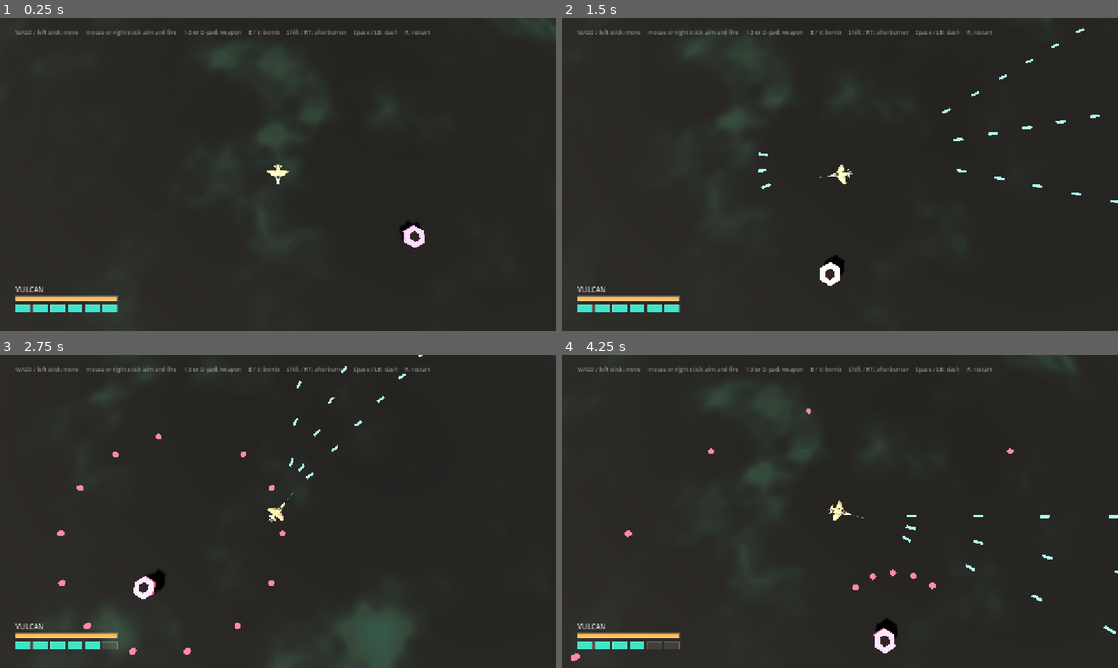
Above: before the commit, frames 1-4 (two rows, left to right).
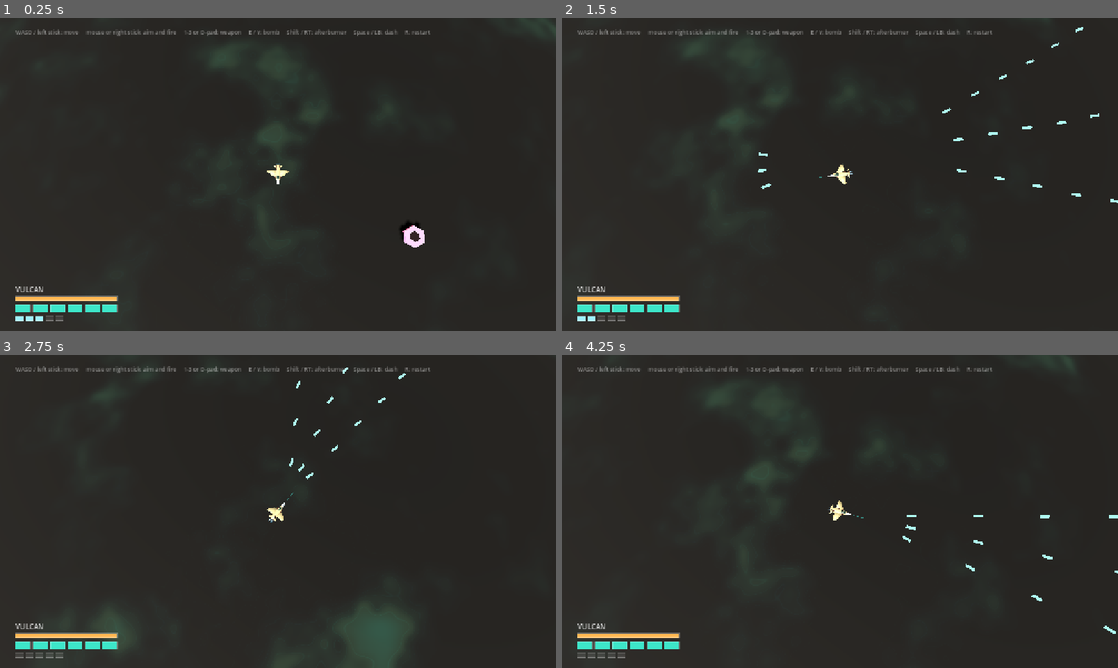
Above: after the commit, the same moments.

Repository: jlortegacares/gerwalk
Game: Godot game, scene res://levels/arena/arena.tscn
The game is run twice, just before and just after one commit, with the same random seed, the same clock (stepped at 60 frames per second) and the same inputs.
Inputs (mouse positions are in pixels of both pictures, inside the frame that each line leads up to):
- Up to frame 1 (0.25 s): no input
- Up to frame 2 (1.5 s): move the mouse to (962, 158) at 0.52 s; press the mouse at (962, 158) at 0.53 s; hold D (move_right) 0.53-1.28 s; tap E (bomb) at 0.6 s; move the mouse to (728, 190) at 1.27 s; release the mouse at (728, 190) at 1.28 s; hold S (move_down) from 1.28 s (still down); click (728, 190) at 1.35 s
- Up to frame 3 (2.75 s): tap E (bomb) at 1.55, 2.1 s; move the mouse to (333, 442) at 2.02 s; release S (move_down) at 2.03 s; press the mouse at (333, 442) at 2.03 s; hold D (move_right) from 2.03 s (still down)
- Up to frame 4 (4.25 s): move the mouse to (812, 574) at 2.77 s; release D (move_right) at 2.78 s; release the mouse at (812, 574) at 2.78 s; hold W (move_up) 2.78-3.53 s; tap Shift (boost) at 2.85 s; click (812, 574) at 2.92 s; tap E (bomb) at 3.05 s; move the mouse to (1006, 558) at 3.52 s; press the mouse at (1006, 558) at 3.53 s; hold A (move_left) from 3.53 s (still down); tap Space (dash) at 3.6 s

The runs differ from the first frame. In frame 1, less than 0.1% of the frame differs, in the area x 2-12%, y 95-97%; in frame 2, 0.4%; in frame 3, 0.7%, in the area x 2-76%, y 0-97%; in frame 4, 0.7%.

Commit message:
feat: add homing missiles and a screen-clear bomb
The arsenal had three primaries and nothing behind them. Missiles fill the
passive slot: one launch every 1.6 s from alternating wings, angled 14 degrees
outward so the guidance curve is visible from the first frame, and only while a
turret is inside 48 units so the rack never fires into empty space. They reuse
Projectile's guidance, which is why they needed no new bullet class.

The bomb is the emergency button. One charge detonates a 40-unit ring that
cancels enemy fire and pays 8 damage to every turret in range in the same frame,
so the ring is pure presentation and can never disagree with the outcome. Charges
start at 3, cap at 5 and come back every 12 kills: a resource tied to staying in
the fight rather than a cooldown, and a full rack stops banking progress it
cannot spend.

The shockwave keeps its world-space band by recomputing the torus inner radius
against the current scale; scaling a torus scales its tube too, which turned the
wave into a fat painted hoop by the time it reached the edge.

The smoke test covers the passive launch, the lock, the charge, the cancel, the
blast damage, the refund and the cap. It also stops asserting lateral drift in
the long travel run: turrets stream in along the heading and sliding around one
is correct physics, so the test now asserts the plane it actually cares about.

Diff:
--- /dev/null
+++ b/combat/bomb_wave.gd
@@ -0,0 +1,50 @@
+class_name BombWave
+extends Node3D
+## Expanding ring for the screen-clear bomb. Presentation only: the damage and the
+## bullet cancel already happened when this spawned, so the ring is the receipt,
+## not the weapon. A three-second particle effect would claim otherwise.
+
+const RING_COLOR: Color = Color(0.62, 0.95, 1.0, 0.6)
+## World-space thickness of the band. Scaling a torus scales its tube too, which
+## turns a shockwave into a fat painted hoop by the time it reaches the edge.
+const RING_BAND: float = 0.5
+
+var _time: float = Arsenal.BOMB_WAVE_TIME
+var _torus: TorusMesh
+var _ring: MeshInstance3D
+var _material: StandardMaterial3D
+
+
+func _ready() -> void:
+	_torus = TorusMesh.new()
+	_torus.rings = 64
+	_torus.ring_segments = 8
+
+	_material = StandardMaterial3D.new()
+	_material.shading_mode = BaseMaterial3D.SHADING_MODE_UNSHADED
+	_material.transparency = BaseMaterial3D.TRANSPARENCY_ALPHA
+	_material.blend_mode = BaseMaterial3D.BLEND_MODE_ADD
+	_material.albedo_color = RING_COLOR
+
+	_ring = MeshInstance3D.new()
+	_ring.mesh = _torus
+	_ring.material_override = _material
+	_ring.cast_shadow = GeometryInstance3D.SHADOW_CASTING_SETTING_OFF
+	add_child(_ring)
+
+
+## The ring expands on sqrt so it leaves fast and settles — the eye reads that as
+## a shockwave, while a linear ramp reads as a growing UI circle. The inner radius
+## is recomputed against the current scale so the band keeps its world thickness.
+func _process(delta: float) -> void:
+	_time -= delta
+	var progress: float = clampf(1.0 - _time / Arsenal.BOMB_WAVE_TIME, 0.0, 1.0)
+	var radius: float = lerpf(0.6, Arsenal.BOMB_RADIUS, sqrt(progress))
+
+	_ring.scale = Vector3(radius, 1.0, radius)
+	_torus.outer_radius = 1.0
+	_torus.inner_radius = maxf(1.0 - RING_BAND / maxf(radius, 0.01), 0.02)
+	_material.albedo_color.a = RING_COLOR.a * (1.0 - progress)
+
+	if _time <= 0.0:
+		queue_free()
--- a/common/global_event_bus.gd
+++ b/common/global_event_bus.gd
@@ -5,6 +5,7 @@
 signal player_health_changed(current: int, maximum: int)
 signal player_turbo_changed(current: float, maximum: float)
 signal player_weapon_changed(weapon_name: String)
+signal player_bombs_changed(current: int, maximum: int)
 signal player_died
 signal enemy_killed
 signal camera_shake_requested(strength: float)
--- a/entities/player/player.gd
+++ b/entities/player/player.gd
@@ -106,7 +106,6 @@
 
 	GlobalEventBus.player_health_changed.emit.call_deferred(_hp, MAX_HP)
 	GlobalEventBus.player_turbo_changed.emit.call_deferred(_turbo, TURBO_MAX)
-	GlobalEventBus.player_weapon_changed.emit.call_deferred(Arsenal.NAMES[Arsenal.Kind.VULCAN])
 
 
 func _physics_process(delta: float) -> void:
@@ -290,6 +289,9 @@
 	elif Input.is_action_just_pressed(&"weapon_prev"):
 		_weapons.cycle(-1)
 
+	if Input.is_action_just_pressed(&"bomb"):
+		_weapons.fire_bomb(global_position)
+
 	var stick_aim: Vector2 = Input.get_vector(
 		&"aim_left", &"aim_right", &"aim_up", &"aim_down"
 	)
@@ -297,6 +299,7 @@
 
 	_weapons.tick(
 		delta,
+		global_position,
 		global_position + _aim_direction * MUZZLE_DISTANCE,
 		_aim_direction,
 		wants_fire
--- a/entities/player/weapon_system.gd
+++ b/entities/player/weapon_system.gd
@@ -13,6 +13,12 @@
 var _laser_tick: float = 0.0
 var _beam: Node3D
 
+var _missile_cooldown: float = 0.0
+var _missiles_fired: int = 0
+
+var _bombs: int = Arsenal.BOMB_START_CHARGES
+var _kills: int = 0
+
 
 func setup(bullet_scene: PackedScene) -> void:
 	_bullet_scene = bullet_scene
@@ -20,10 +26,19 @@
 
 func _ready() -> void:
 	_build_beam()
+	GlobalEventBus.enemy_killed.connect(_on_enemy_killed)
+	# Deferred so a HUD that connects in its own `_ready` still sees the start
+	# state: the player must never sit with an empty weapon label.
+	GlobalEventBus.player_weapon_changed.emit.call_deferred(Arsenal.NAMES[_kind])
+	GlobalEventBus.player_bombs_changed.emit.call_deferred(_bombs, Arsenal.BOMB_MAX_CHARGES)
 
 
 func kind() -> Arsenal.Kind:
 	return _kind
+
+
+func bomb_charges() -> int:
+	return _bombs
 
 
 ## Switching is instant and always legal: the weapons are a player choice, not a
@@ -44,13 +59,17 @@
 	select(kinds[index])
 
 
-func tick(delta: float, muzzle: Vector3, direction: Vector3, wants_fire: bool) -> void:
+func tick(
+	delta: float, origin: Vector3, muzzle: Vector3, direction: Vector3, wants_fire: bool
+) -> void:
 	_cooldown = maxf(_cooldown - delta, 0.0)
+	_missile_cooldown = maxf(_missile_cooldown - delta, 0.0)
 	# The beam is a fire-time visual: every frame it is not being drawn stays off,
 	# which covers switching weapons mid-burst without a special case.
 	_beam.visible = false
 	if not wants_fire:
 		_laser_tick = 0.0
+		_tick_missiles(origin, direction)
 		return
 
 	match _kind:
@@ -60,6 +79,8 @@
 			_fire_laser(delta, muzzle, direction)
 		Arsenal.Kind.PLASMA:
 			_fire_plasma(muzzle, direction)
+
+	_tick_missiles(origin, direction)
 
 
 func _fire_vulcan(muzzle: Vector3, direction: Vector3) -> void:
@@ -174,6 +195,110 @@
 	bullet.setup(direction, speed, Projectile.Team.PLAYER, damage, size, target, turn_rate, color)
 
 
+## Missiles are passive: they need no input, only a target in range. They launch
+## from alternating wings at an outward angle so the guidance curve is visible
+## from the first frame instead of looking like a straight shot.
+func _tick_missiles(origin: Vector3, direction: Vector3) -> void:
+	if _missile_cooldown > 0.0:
+		return
+
+	var target: Node3D = _nearest_enemy(origin, direction, Arsenal.MISSILE_RANGE, 180.0)
+	if target == null:
+		return
+
+	_missile_cooldown = Arsenal.MISSILE_INTERVAL
+	var side: float = 1.0 if _missiles_fired % 2 == 0 else -1.0
+	_missiles_fired += 1
+
+	var right: Vector3 = Vector3(-direction.z, 0.0, direction.x)
+	var launch: Vector3 = (
+		origin
+		+ direction * Arsenal.MISSILE_LAUNCH_AHEAD
+		+ right * Arsenal.MISSILE_LAUNCH_SIDE * side
+	)
+	var heading: Vector3 = direction.rotated(
+		Vector3.UP, deg_to_rad(Arsenal.MISSILE_LAUNCH_ANGLE_DEGREES) * side
+	)
+	_spawn(
+		launch,
+		heading,
+		Arsenal.MISSILE_SPEED,
+		Arsenal.MISSILE_DAMAGE,
+		Arsenal.MISSILE_SIZE,
+		Arsenal.MISSILE_COLOR,
+		target,
+		Arsenal.MISSILE_TURN_RATE
+	)
+
+
+## The bomb is the only weapon with a resource. It damages and cancels in the same
+## frame, so what the player sees (the ring) and what happened (the clear) are one
+## event and the ring can be pure presentation.
+func fire_bomb(origin: Vector3) -> bool:
+	if _bombs <= 0:
+		return false
+
+	_bombs -= 1
+	GlobalEventBus.player_bombs_changed.emit(_bombs, Arsenal.BOMB_MAX_CHARGES)
+
+	_clear_enemy_fire(origin)
+	for node in get_tree().get_nodes_in_group(&"enemy"):
+		var enemy: Enemy = node as Enemy
+		if enemy == null:
+			continue
+		if _flat_distance(enemy.global_position, origin) <= Arsenal.BOMB_RADIUS:
+			enemy.take_damage(Arsenal.BOMB_DAMAGE)
+
+	_spawn_wave(origin)
+	GlobalEventBus.camera_shake_requested.emit(1.4)
+	return true
+
+
+## Radius-bound on purpose: "screen clear" is the intent, but a bullet far off the
+## camera is not a threat the player is asking to erase.
+func _clear_enemy_fire(origin: Vector3) -> void:
+	var scene: Node = get_tree().current_scene
+	if scene == null:
+		return
+	for child in scene.get_children():
+		var bullet: Projectile = child as Projectile
+		if bullet == null:
+			continue
+		if int(bullet.get("_team")) != Projectile.Team.ENEMY:
+			continue
+		if _flat_distance(bullet.global_position, origin) <= Arsenal.BOMB_RADIUS:
+			bullet.queue_free()
+
+
+func _spawn_wave(origin: Vector3) -> void:
+	var scene: Node = get_tree().current_scene
+	if scene == null:
+		return
+	var wave: BombWave = BombWave.new()
+	scene.add_child(wave)
+	wave.global_position = origin
+
+
+## Charges come back on kills rather than on a timer: the resource rewards staying
+## in the fight, and a full rack stops banking progress it cannot spend.
+func _on_enemy_killed() -> void:
+	if _bombs >= Arsenal.BOMB_MAX_CHARGES:
+		_kills = 0
+		return
+
+	_kills += 1
+	if _kills < Arsenal.BOMB_KILLS_PER_CHARGE:
+		return
+
+	_kills = 0
+	_bombs += 1
+	GlobalEventBus.player_bombs_changed.emit(_bombs, Arsenal.BOMB_MAX_CHARGES)
+
+
+func _flat_distance(first: Vector3, second: Vector3) -> float:
+	return Vector2(first.x - second.x, first.z - second.z).length()
+
+
 func _build_beam() -> void:
 	_beam = Node3D.new()
 	_beam.visible = false
--- a/tests/smoke_test.gd
+++ b/tests/smoke_test.gd
@@ -244,6 +244,9 @@
 	await _test_vulcan(weapons)
 	await _test_laser(weapons)
 	await _test_plasma(weapons)
+	await _test_missiles(weapons)
+	await _test_bomb(weapons)
+	await _test_bomb_refill(weapons)
 	await _test_firing_costs_no_speed(weapons)
 
 	Input.action_release(&"aim_left")
@@ -378,6 +381,103 @@
 	await get_tree().physics_frame
 
 
+## Missiles are the only weapon the player never asks for, so the assertion is
+## that one leaves while the trigger is up, and that it leaves guided.
+func _test_missiles(weapons: WeaponSystem) -> void:
+	weapons.select(Arsenal.Kind.VULCAN)
+	var aim: Vector3 = _aim()
+	# The twin-stick fires on the aim stick, so holding it would hide a passive
+	# weapon behind a manual one. Centre it first: anything that leaves now has
+	# to be the missile's own clock.
+	Input.action_release(&"aim_left")
+	await get_tree().physics_frame
+
+	var enemy: Enemy = _spawn_enemy(_player.global_position + aim * 20.0)
+	_check(enemy != null, "spawned a target for the missiles")
+	if enemy == null:
+		return
+
+	_clear_projectiles()
+	await get_tree().physics_frame
+
+	var launched: Projectile = null
+	for _i in 120:
+		await get_tree().physics_frame
+		var flight: Array[Projectile] = _player_projectiles()
+		if not flight.is_empty():
+			launched = flight[0]
+			break
+
+	_check(launched != null, "a missile launches without any fire input")
+	if launched != null:
+		_check(launched.get("_target") == enemy, "the missile locks the turret in range")
+		_check(float(launched.get("_turn_rate")) > 0.0, "the missile is guided")
+
+	_clear_projectiles()
+	_clear_enemies()
+	await get_tree().physics_frame
+
+
+## The bomb is the emergency button, so it has to pay out in one frame: damage, the
+## cancel, and the charge spent. A bomb that only cancels is a dodge, not a bomb.
+func _test_bomb(weapons: WeaponSystem) -> void:
+	var start: int = weapons.bomb_charges()
+	_check(
+		start == Arsenal.BOMB_START_CHARGES,
+		"the bomb starts with %d charges (found %d)" % [Arsenal.BOMB_START_CHARGES, start]
+	)
+
+	var enemy: Enemy = _spawn_enemy(_player.global_position + _aim() * 10.0)
+	var before: int = enemy.current_hp() if enemy != null else 0
+
+	_clear_projectiles()
+	await get_tree().physics_frame
+	var first: Projectile = _spawn_enemy_bullet(_player.global_position + Vector3(2.0, 0.0, 2.0))
+	var second: Projectile = _spawn_enemy_bullet(_player.global_position - Vector3(2.0, 0.0, 3.0))
+	await get_tree().physics_frame
+
+	Input.action_press(&"bomb")
+	await get_tree().physics_frame
+	Input.action_release(&"bomb")
+	await get_tree().physics_frame
+
+	_check(weapons.bomb_charges() == start - 1, "the bomb spends one charge")
+	_check(
+		not is_instance_valid(first) and not is_instance_valid(second),
+		"the bomb cancels enemy fire around the ship"
+	)
+	_check(
+		not is_instance_valid(enemy) or enemy.current_hp() < before,
+		"the bomb damages enemies inside the blast"
+	)
+
+	_clear_enemies()
+	await get_tree().physics_frame
+
+
+## A resource that never comes back is a save-for-later item, not an emergency
+## button: kills have to pay for it, and the rack has to stop at its cap.
+func _test_bomb_refill(weapons: WeaponSystem) -> void:
+	var before: int = weapons.bomb_charges()
+	for _i in Arsenal.BOMB_KILLS_PER_CHARGE:
+		GlobalEventBus.enemy_killed.emit()
+	await get_tree().physics_frame
+	_check(
+		weapons.bomb_charges() == before + 1,
+		"%d kills refund one charge (%d -> %d)"
+		% [Arsenal.BOMB_KILLS_PER_CHARGE, before, weapons.bomb_charges()]
+	)
+
+	for _i in Arsenal.BOMB_KILLS_PER_CHARGE * Arsenal.BOMB_MAX_CHARGES:
+		GlobalEventBus.enemy_killed.emit()
+	await get_tree().physics_frame
+	_check(
+		weapons.bomb_charges() == Arsenal.BOMB_MAX_CHARGES,
+		"the rack caps at %d charges (found %d)"
+		% [Arsenal.BOMB_MAX_CHARGES, weapons.bomb_charges()]
+	)
+
+
 func _test_firing_costs_no_speed(weapons: WeaponSystem) -> void:
 	weapons.select(Arsenal.Kind.VULCAN)
 	Input.action_press(&"move_right")
@@ -406,6 +506,15 @@
 	return enemy
 
 
+func _spawn_enemy_bullet(position: Vector3) -> Projectile:
+	var scene: PackedScene = load("res://combat/projectile.tscn")
+	var bullet: Projectile = scene.instantiate() as Projectile
+	add_child(bullet)
+	bullet.global_position = position
+	bullet.setup(Vector3(1.0, 0.0, 0.0), 20.0, Projectile.Team.ENEMY, 1)
+	return bullet
+
+
 func _player_projectiles() -> Array[Projectile]:
 	var found: Array[Projectile] = []
 	for child in get_children():
@@ -440,9 +549,12 @@
 		_player.global_position.x > 60.0,
 		"the player keeps travelling with no boundary (x %.1f)" % _player.global_position.x
 	)
-	_check(
-		absf(_player.global_position.z) < 0.1,
-		"travelling keeps the player on the play plane"
+	# Lateral drift is not asserted here: turrets stream in along the heading, and
+	# sliding around one is correct physics, not a broken play plane. Height is the
+	# invariant — the ship never leaves y = 0 no matter what it meets.
+	_check(
+		absf(_player.global_position.y) < 0.1,
+		"travelling keeps the player on the play plane (y %.3f)" % _player.global_position.y
 	)
 	# One frame of slack: the assertion may resume before this frame's physics
 	# step, so at full speed the planet can legitimately be one step behind.
--- a/tools/capture_frame.gd
+++ b/tools/capture_frame.gd
@@ -11,6 +11,8 @@
 ## burning, which is how the thruster plume and the turbo bar are reviewed.
 ## `--weapon N` selects weapon 1 (vulcan), 2 (laser) or 3 (plasma) before the
 ## capture, which is how each archetype's fire is reviewed.
+## `--bomb 1` drops one bomb just before the capture, which is how the shockwave is
+## reviewed.
 ## `--out PATH` overrides the output file.
 
 const ARENA_SCENE: String = "res://levels/arena/arena.tscn"
@@ -22,6 +24,7 @@
 	var travel_frames: int = int(_argument("travel", "0"))
 	var boost_frames: int = int(_argument("boost", "0"))
 	var weapon: String = _argument("weapon", "1")
+	var drop_bomb: bool = _argument("bomb", "0") == "1"
 	var output_path: String = _argument("out", DEFAULT_OUTPUT)
 
 	var arena: Node = load(ARENA_SCENE).instantiate()
@@ -53,6 +56,15 @@
 		for _i in 4:
 			await get_tree().physics_frame
 
+	# The wave only lives for a fraction of a second, so it is dropped right before
+	# the capture instead of at the start of the warmup.
+	if drop_bomb:
+		Input.action_press(&"bomb")
+		await get_tree().physics_frame
+		Input.action_release(&"bomb")
+		for _i in 6:
+			await get_tree().physics_frame
+
 	await RenderingServer.frame_post_draw
 	var image: Image = get_viewport().get_texture().get_image()
 	var error: Error = image.save_png(output_path)
--- /dev/null
+++ b/ui/hud/bomb_pips.gd
@@ -0,0 +1,30 @@
+extends Control
+## Bomb charges. Segmented on purpose: unlike the turbo reserve these are discrete
+## uses, so the player has to count them at a glance instead of reading a level.
+## Draw-only and event-fed, like the HP and turbo bars.
+
+const PIP_SIZE: Vector2 = Vector2(18.0, 10.0)
+const PIP_GAP: float = 5.0
+const FILLED_COLOR: Color = Color(0.62, 0.95, 1.0, 1.0)
+const SPENT_COLOR: Color = Color(1.0, 1.0, 1.0, 0.10)
+const BORDER_COLOR: Color = Color(1.0, 1.0, 1.0, 0.28)
+
+var _current: int = 0
+var _maximum: int = 1
+
+
+func set_bombs(current: int, maximum: int) -> void:
+	_current = current
+	_maximum = maxi(maximum, 1)
+	queue_redraw()
+
+
+## Always draws the full rack, spent pips included: the size of the rack is
+## information too, and a bar that shrinks hides how much a refill is worth.
+func _draw() -> void:
+	for index in _maximum:
+		var rect: Rect2 = Rect2(
+			Vector2(index * (PIP_SIZE.x + PIP_GAP), 0.0), PIP_SIZE
+		)
+		draw_rect(rect, FILLED_COLOR if index < _current else SPENT_COLOR)
+		draw_rect(rect, BORDER_COLOR, false, 1.0)
--- a/ui/hud/hud.gd
+++ b/ui/hud/hud.gd
@@ -4,6 +4,7 @@
 @onready var _health_bar: Control = %HealthBar
 @onready var _turbo_bar: Control = %TurboBar
 @onready var _weapon_label: Label = %WeaponLabel
+@onready var _bomb_pips: Control = %BombPips
 @onready var _game_over: Control = %GameOver
 
 var _game_over_visible: bool = false
@@ -14,6 +15,7 @@
 	GlobalEventBus.player_health_changed.connect(_on_player_health_changed)
 	GlobalEventBus.player_turbo_changed.connect(_on_player_turbo_changed)
 	GlobalEventBus.player_weapon_changed.connect(_on_player_weapon_changed)
+	GlobalEventBus.player_bombs_changed.connect(_on_player_bombs_changed)
 	GlobalEventBus.player_died.connect(_on_player_died)
 
 
@@ -35,6 +37,10 @@
 	_weapon_label.text = weapon_name
 
 
+func _on_player_bombs_changed(current: int, maximum: int) -> void:
+	_bomb_pips.set_bombs(current, maximum)
+
+
 func _on_player_died() -> void:
 	_game_over_visible = true
 	_game_over.visible = true
--- a/ui/hud/hud.tscn
+++ b/ui/hud/hud.tscn
@@ -1,8 +1,9 @@
-[gd_scene load_steps=4 format=3]
+[gd_scene load_steps=5 format=3]
 
 [ext_resource type="Script" path="res://ui/hud/hud.gd" id="1_hud"]
 [ext_resource type="Script" path="res://ui/hud/health_bar.gd" id="2_health"]
 [ext_resource type="Script" path="res://ui/hud/turbo_bar.gd" id="3_turbo"]
+[ext_resource type="Script" path="res://ui/hud/bomb_pips.gd" id="4_bombs"]
 
 [node name="HUD" type="CanvasLayer"]
 script = ExtResource("1_hud")
@@ -56,6 +57,19 @@
 theme_override_colors/font_color = Color(1, 1, 1, 0.85)
 theme_override_font_sizes/font_size = 16
 text = "VULCAN"
+
+[node name="BombPips" type="Control" parent="HudRoot"]
+unique_name_in_owner = true
+layout_mode = 1
+anchor_top = 1.0
+anchor_bottom = 1.0
+offset_left = 36.0
+offset_top = -34.0
+offset_right = 360.0
+offset_bottom = -20.0
+grow_vertical = 0
+mouse_filter = 2
+script = ExtResource("4_bombs")
 
 [node name="HintLabel" type="Label" parent="HudRoot"]
 layout_mode = 1
Not shown, added: combat/bomb_wave.gd.uid
Not shown, added: ui/hud/bomb_pips.gd.uid
